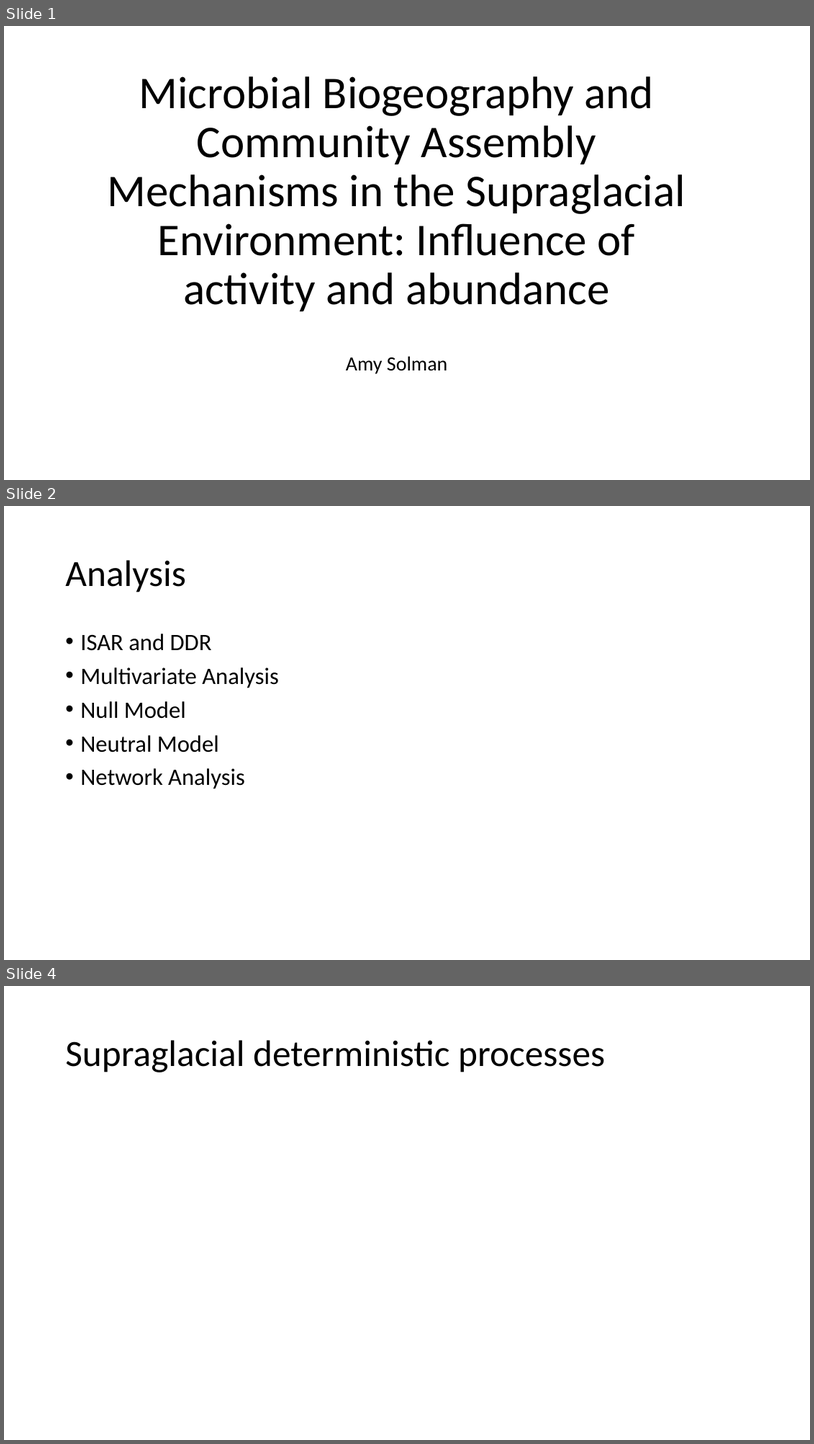
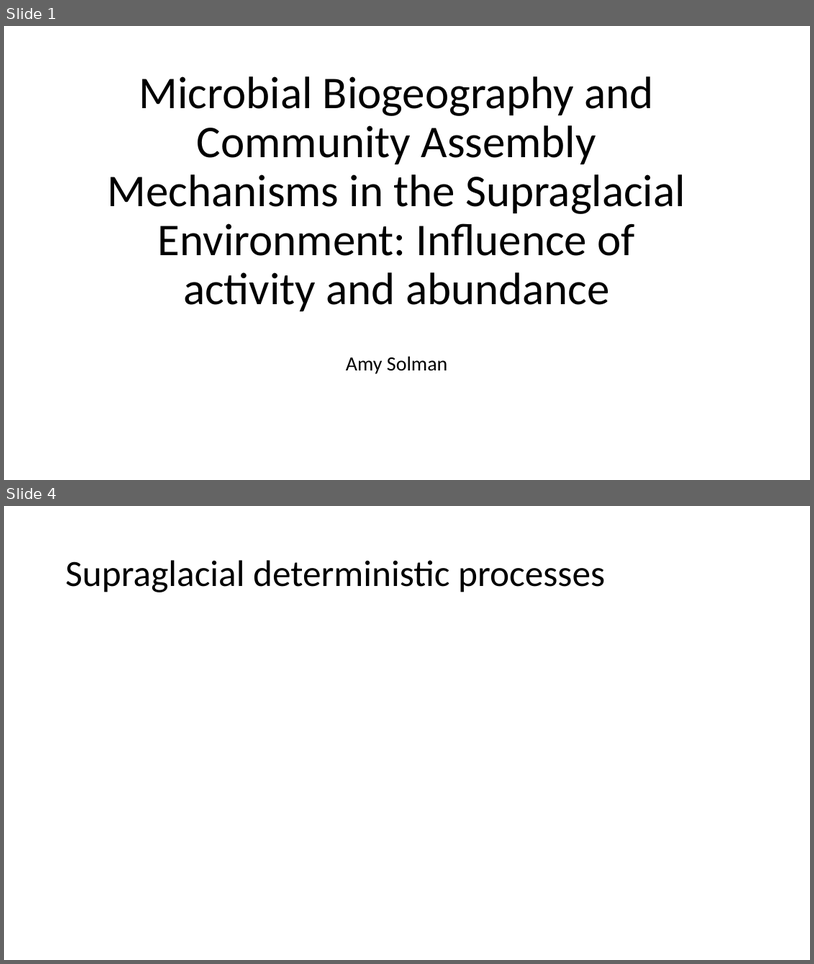
Before and after one commit to amysolman/PhD, a slide deck: Projects/Chapter1/community-assembly.pptx. Shown one above the other, each under a label of ours: slides 1, 2 and 4 before the commit, slides 1 and 4 after it; the slides between them are not shown. The pictures are 814x1444 and 814x964 pixels, drawn with LibreOffice and Linux fonts; fonts in the diff are those of the drawing. Boxes give left, top, right and bottom in pixels: in the first picture for what was removed or moved away, otherwise in the second. Text is boxed around its words. In the diff, an @@ line names an element or a change of style, - is before the commit and + after.

```diff
--- a/Projects/Chapter1/community-assembly.pptx
+++ b/Projects/Chapter1/community-assembly.pptx
@@ slide 2 removed at <box>4,506,810,960</box>, background #FFFFFF @@
@@ title removed at <box>65,560,186,592</box> @@
-Analysis
@@ text removed at <box>80,633,279,789</box> @@
-• ISAR and DDR
-• Multivariate Analysis
-• Null Model
-• Neutral Model
-• Network Analysis
```
Also in this commit, not shown: 1 slide changed, 1 slide added.
